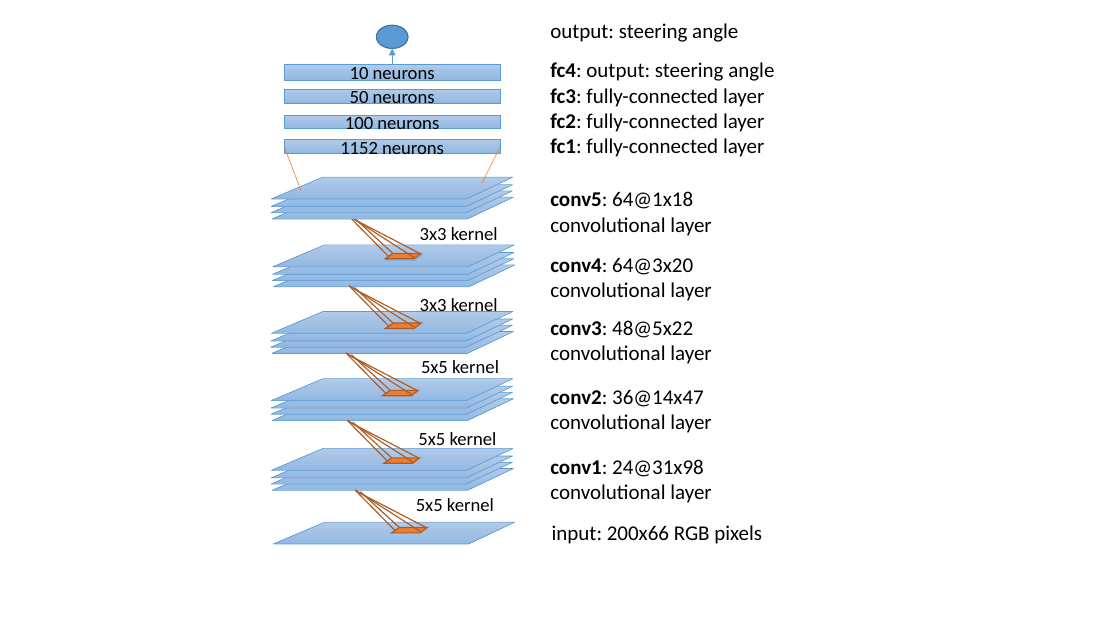
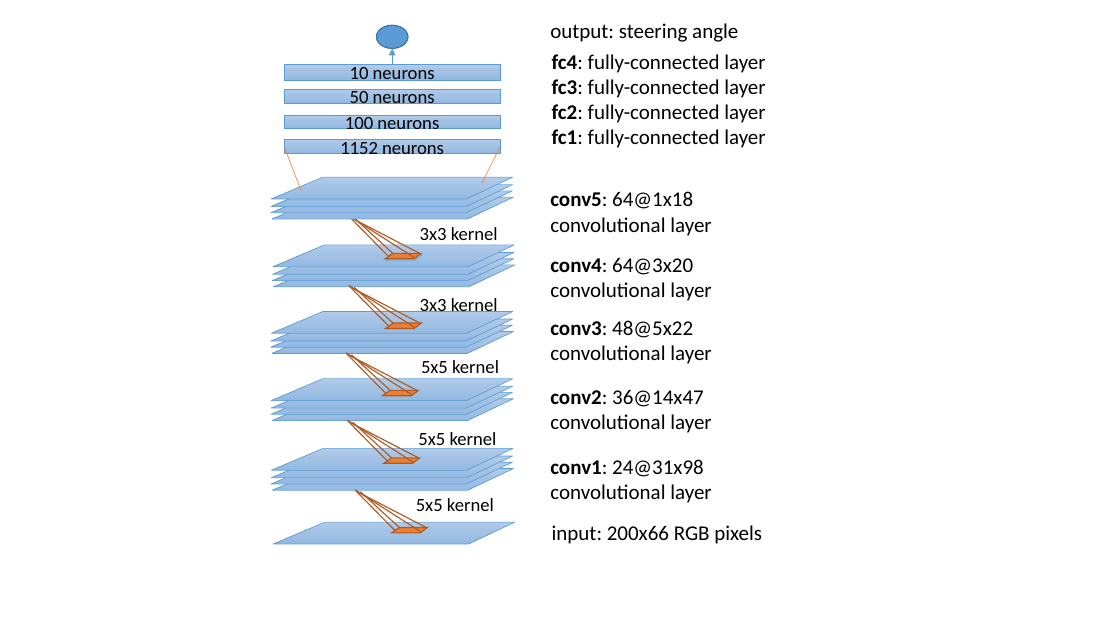
Before and after one commit to heechul/picar, a slide deck: slide 1 of paper/figs/architecture.pptx. Drawn at 1120x630 pixels with LibreOffice and Linux fonts; fonts in the diff are those of the drawing. Boxes give left, top, right and bottom in pixels: in the first picture for what was removed or moved away, otherwise in the second. Text is boxed around its words. In the diff, an @@ line names an element or a change of style, - is before the commit and + after.

```diff
--- a/paper/figs/architecture.pptx
+++ b/paper/figs/architecture.pptx
@@ text "fc4: fully-connected layer": place and size @@
-text "fc4: fully-connected layer" at <box>550,62,774,157</box>
+text "fc4: fully-connected layer" at <box>552,54,765,148</box>
@@ text at <box>552,54,765,73</box>: text changed @@
-fc4: output: steering angle
+fc4: fully-connected layer
```
Also in this commit, not shown: 1 other file.
